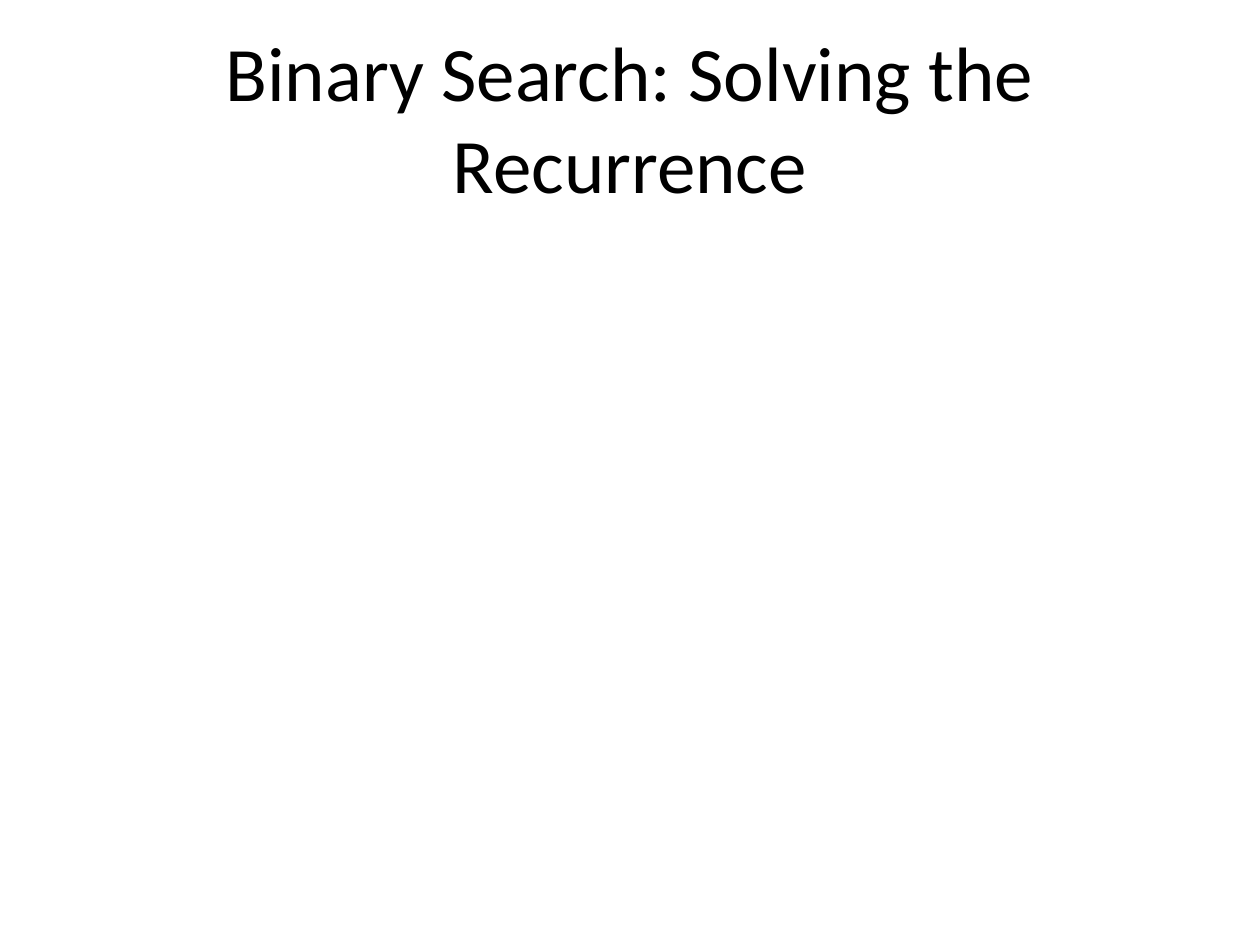
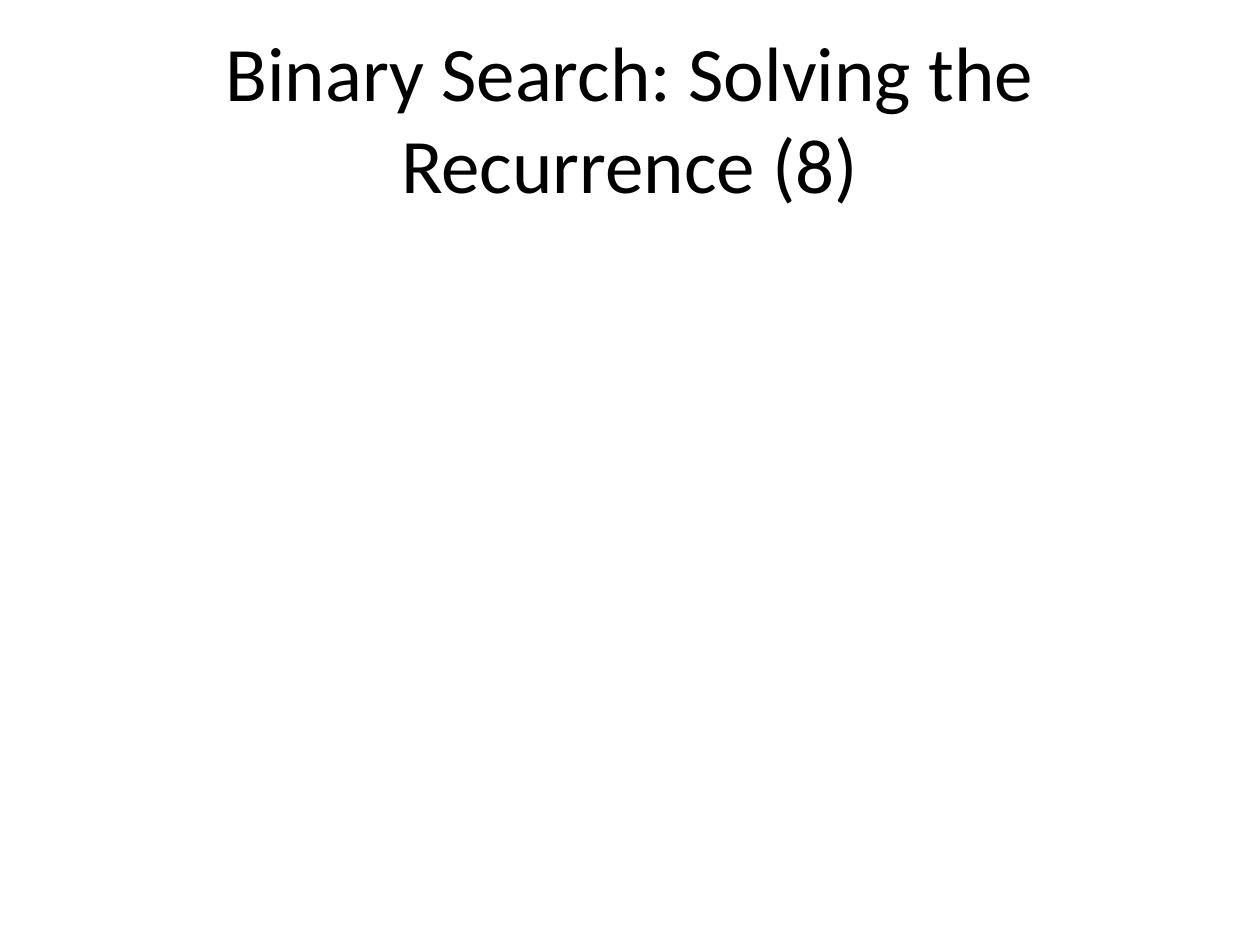
Before and after one commit to ucoruh/ce100-algorithms-and-programming-II, a slide deck: slide 75 of docs/week-2/ce100-week-2-recurrence.md_word.pptx. Drawn at 1260x945 pixels with LibreOffice and Linux fonts; fonts in the diff are those of the drawing. Boxes give left, top, right and bottom in pixels: in the first picture for what was removed or moved away, otherwise in the second. Text is boxed around its words. In the diff, an @@ line names an element or a change of style, - is before the commit and + after.

```diff
--- a/docs/week-2/ce100-week-2-recurrence.md_word.pptx
+++ b/docs/week-2/ce100-week-2-recurrence.md_word.pptx
@@ title at (225, 47, 1032, 204): text changed @@
-Binary Search: Solving the Recurrence
+Binary Search: Solving the Recurrence (8)
```
Also in this commit, not shown: 53 other slides changed, 13 other files.
